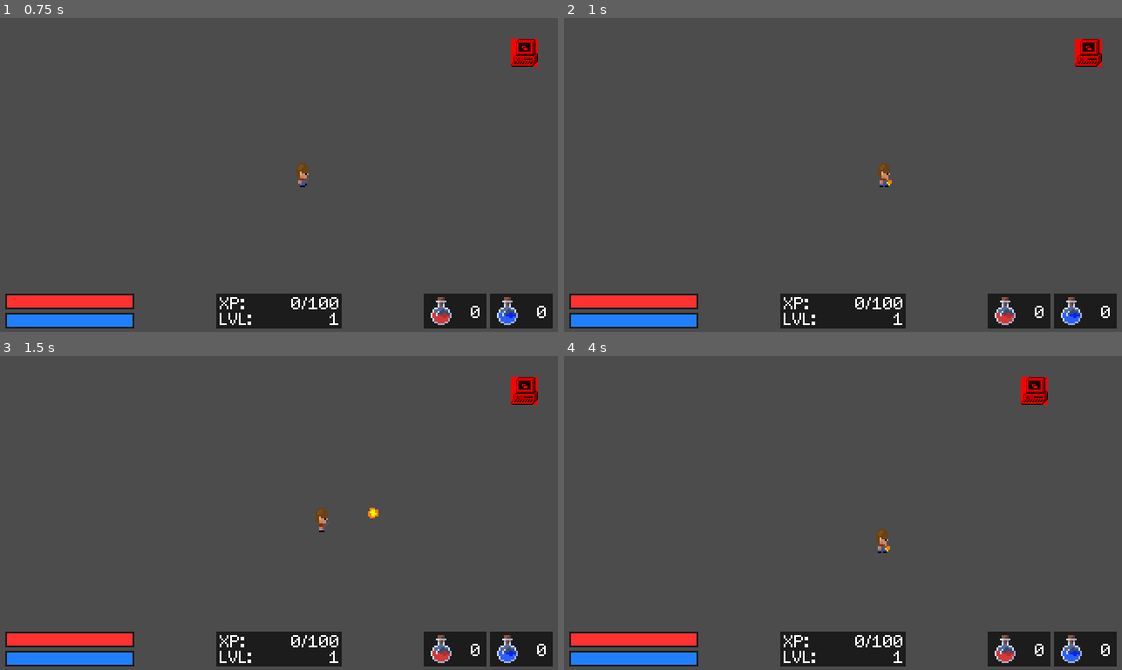
Above: before the commit, frames 1-4 (two rows, left to right).
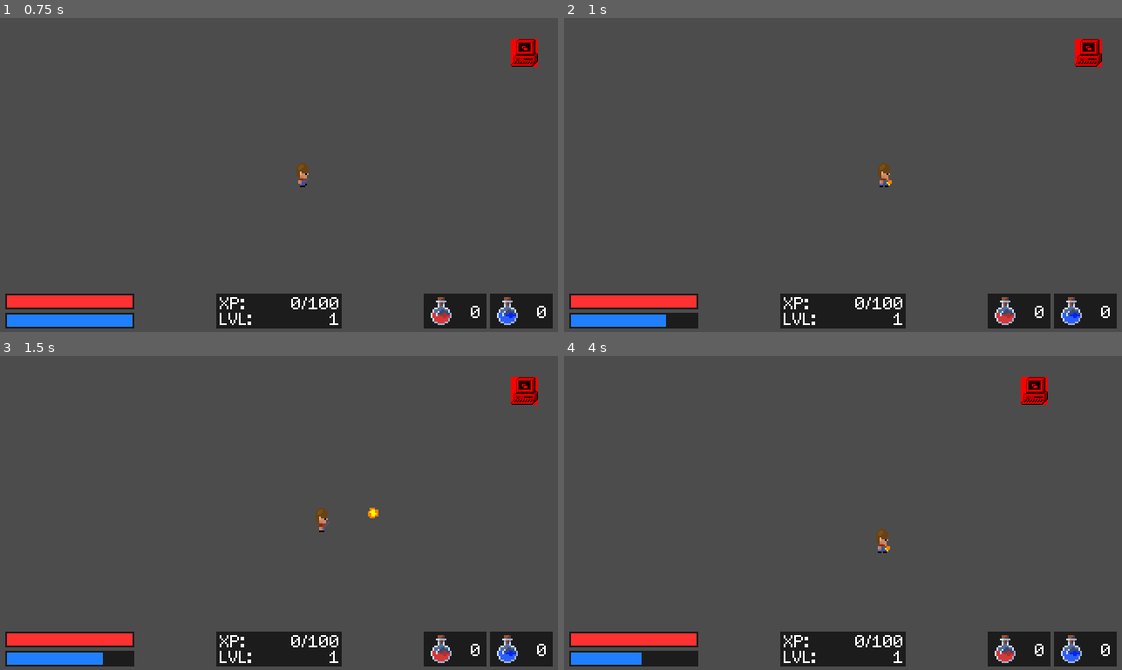
Above: after the commit, the same moments.

Repository: dgm9704/SimpleRPG
Game: Godot game, scene res://Scenes/StartScreen.tscn
Two runs of this game, one before a commit and one after it. Both use one fixed random seed, a clock stepped at 60 frames per second and the inputs below. Sound files missing from this copy of the repository are replaced by a short silence.
Inputs (mouse positions are in pixels of both pictures, inside the frame that each line leads up to):
- Up to frame 1 (0.75 s): tap Enter at 0.5 s; move the mouse to (401, 159) at 0.52 s; hold Right (ui_right) from 0.53 s (still down); hold Space (attack) from 0.53 s (still down); click (401, 159) at 0.67 s
- Up to frame 2 (1 s): keep holding Right (ui_right); keep holding Space (attack); tap Ctrl (fireball) at 0.8 s
- Up to frame 3 (1.5 s): release Right (ui_right) at 1.25 s; release Space (attack) at 1.25 s; drag from (329, 513) to (251, 575) at 1.27 s
- Up to frame 4 (4 s): move the mouse to (898, 443) at 2.02 s; hold Right (ui_right) 2.03-2.75 s; tap B at 2.1 s; tap C at 2.3 s; drag from (815, 575) to (675, 465) at 2.77 s; tap Space (attack) at 3.5 s; move the mouse to (1010, 560) at 3.52 s; hold Left (ui_left) from 3.53 s (still down); hold Space (attack) from 3.53 s (still down); tap Ctrl (fireball) at 3.8 s

Frame 1 is identical in both runs. In frame 2, 0.2% of the frame differs, in the area x 18-24%, y 94-99%; in frame 3, 0.2%; in frame 4, 0.4%, in the area x 13-24%, y 94-99%.

Commit message:
Computer

Diff:
--- a/Entities/Computer/Computer.gd
+++ b/Entities/Computer/Computer.gd
@@ -6,7 +6,7 @@
 var dialogue_state = 0
 var dialoguePopup
 var player
-
+var attack_damage = 10
 
 # Called when the node enters the scene tree for the first time.
 func _ready():
@@ -51,10 +51,12 @@
 					dialogue_state = 0
 					match answer:
 						"A":
+							player.hit(attack_damage)
 							dialoguePopup.dialogue = "Nothing happens. You had no expectations, yet are still disappointed."
 							dialoguePopup.answers = "[A] OK"
 							dialoguePopup.open()
 						"B":
+							player.add_xp(50)
 							repair_status = RepairStatus.COMPLETED
 							dialoguePopup.dialogue = """The computer takes forever to come back on...
 							For some reason the screen is not blue anymore."""
--- a/Scenes/Floor0.tscn
+++ b/Scenes/Floor0.tscn
@@ -223,6 +223,7 @@
 [node name="Sprite" type="AnimatedSprite" parent="Player"]
 frames = SubResource( 1 )
 animation = "down_idle"
+frame = 1
 playing = true
 
 [node name="CollisionShape2D" type="CollisionShape2D" parent="Player"]
@@ -636,5 +637,11 @@
 bbcode_text = "[center][wave amp=40 freq=2]ZZZ...[/wave][/center]"
 text = "ZZZ..."
 
+[connection signal="player_level_up" from="Player" to="CanvasLayer/LevelPopup" method="_on_Player_player_level_up"]
+[connection signal="player_stats_changed" from="Player" to="CanvasLayer/ManaPotions" method="_on_Player_player_stats_changed"]
+[connection signal="player_stats_changed" from="Player" to="CanvasLayer/Health" method="_on_Player_player_stats_changed"]
+[connection signal="player_stats_changed" from="Player" to="CanvasLayer/HealthPotions" method="_on_Player_player_stats_changed"]
+[connection signal="player_stats_changed" from="Player" to="CanvasLayer/Mana" method="_on_Player_player_stats_changed"]
+[connection signal="player_stats_changed" from="Player" to="CanvasLayer/XP" method="_on_Player_player_stats_changed"]
 [connection signal="animation_finished" from="Player/Sprite" to="Player" method="_on_Sprite_animation_finished"]
 [connection signal="animation_finished" from="CanvasLayer/DialoguePopup/AnimationPlayer" to="CanvasLayer/DialoguePopup" method="_on_AnimationPlayer_animation_finished"]
--- a/Scenes/Main.tscn
+++ b/Scenes/Main.tscn
@@ -60,6 +60,11 @@
 
 [sub_resource type="SpriteFrames" id=1]
 animations = [ {
+"frames": [ ExtResource( 18 ), ExtResource( 23 ), ExtResource( 17 ) ],
+"loop": true,
+"name": "right_fireball",
+"speed": 7.0
+}, {
 "frames": [ ExtResource( 4 ), ExtResource( 8 ), ExtResource( 4 ), ExtResource( 10 ) ],
 "loop": true,
 "name": "down_walk",
@@ -118,11 +123,6 @@
 "frames": [ ExtResource( 11 ), ExtResource( 12 ), ExtResource( 13 ) ],
 "loop": true,
 "name": "left_attack",
-"speed": 7.0
-}, {
-"frames": [ ExtResource( 18 ), ExtResource( 23 ), ExtResource( 17 ) ],
-"loop": true,
-"name": "right_fireball",
 "speed": 7.0
 }, {
 "frames": [ ExtResource( 29 ), ExtResource( 31 ), ExtResource( 30 ) ],
@@ -673,10 +673,10 @@
 [node name="House" parent="." instance=ExtResource( 56 )]
 
 [connection signal="player_level_up" from="Player" to="CanvasLayer/LevelPopup" method="_on_Player_player_level_up"]
+[connection signal="player_stats_changed" from="Player" to="CanvasLayer/Health" method="_on_Player_player_stats_changed"]
+[connection signal="player_stats_changed" from="Player" to="CanvasLayer/XP" method="_on_Player_player_stats_changed"]
+[connection signal="player_stats_changed" from="Player" to="CanvasLayer/ManaPotions" method="_on_Player_player_stats_changed"]
+[connection signal="player_stats_changed" from="Player" to="CanvasLayer/Mana" method="_on_Player_player_stats_changed"]
 [connection signal="player_stats_changed" from="Player" to="CanvasLayer/HealthPotions" method="_on_Player_player_stats_changed"]
-[connection signal="player_stats_changed" from="Player" to="CanvasLayer/ManaPotions" method="_on_Player_player_stats_changed"]
-[connection signal="player_stats_changed" from="Player" to="CanvasLayer/Health" method="_on_Player_player_stats_changed"]
-[connection signal="player_stats_changed" from="Player" to="CanvasLayer/Mana" method="_on_Player_player_stats_changed"]
-[connection signal="player_stats_changed" from="Player" to="CanvasLayer/XP" method="_on_Player_player_stats_changed"]
 [connection signal="animation_finished" from="Player/Sprite" to="Player" method="_on_Sprite_animation_finished"]
 [connection signal="animation_finished" from="CanvasLayer/DialoguePopup/AnimationPlayer" to="CanvasLayer/DialoguePopup" method="_on_AnimationPlayer_animation_finished"]
